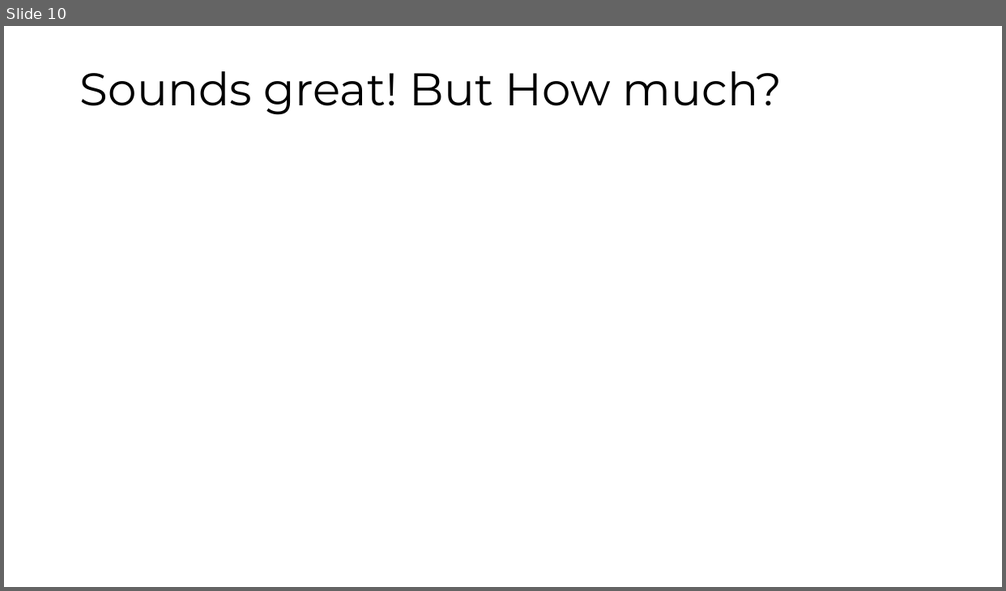
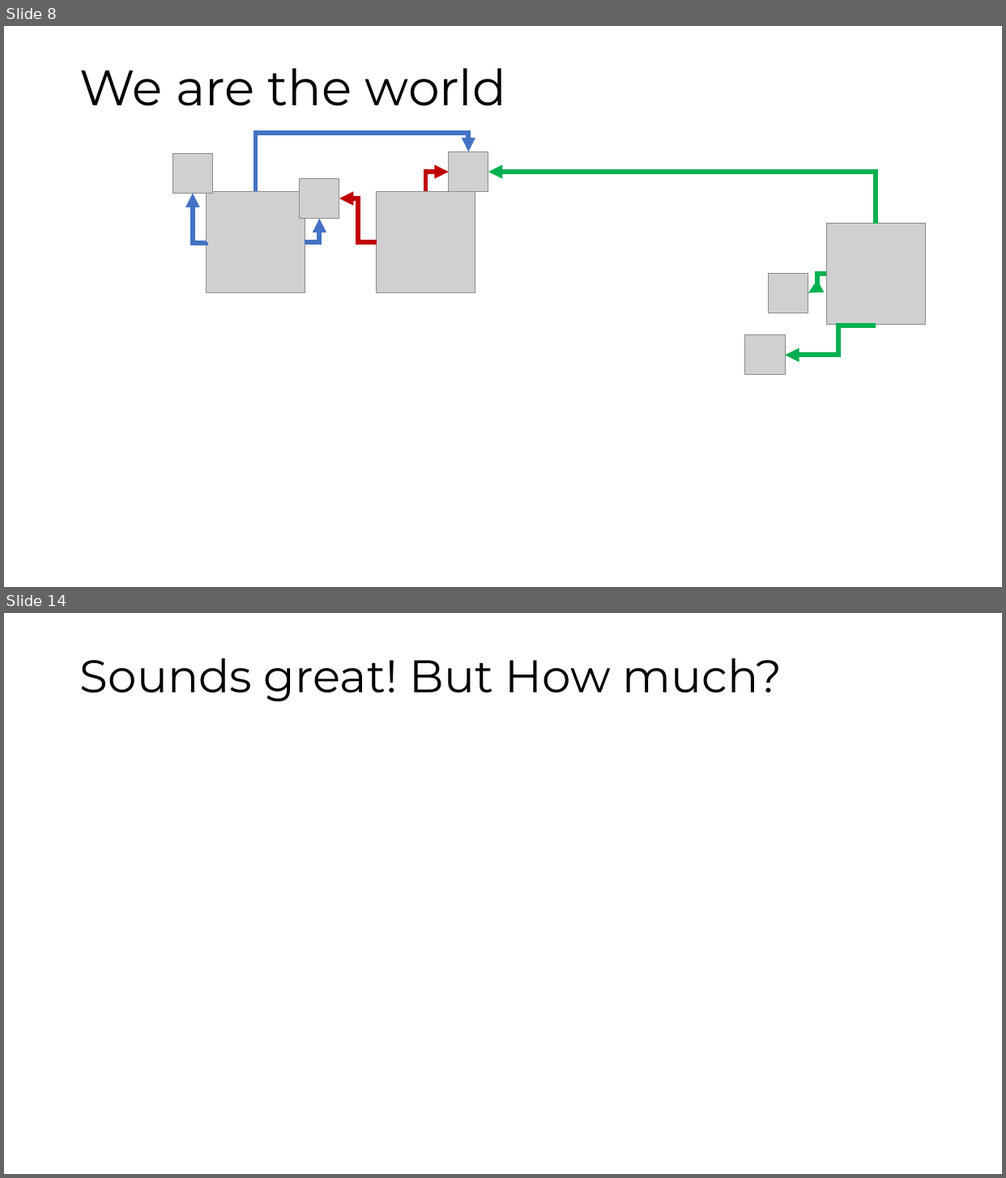
Before and after one commit to maatt4code/PicsAndStuff, a slide deck: Presentation/FXMM.pptx. Shown one above the other, each under a label of ours: slide 10 before the commit, slides 8 and 14 after it; the slides between them are not shown. The pictures are 1006x591 and 1006x1178 pixels, drawn with LibreOffice and Linux fonts; fonts in the diff are those of the drawing; grey boxes stand for pictures; background and template pictures are left out. Boxes give left, top, right and bottom in pixels: in the first picture for what was removed or moved away, otherwise in the second. Text is boxed around its words. In the diff, an @@ line names an element or a change of style, - is before the commit and + after.

```diff
--- a/Presentation/FXMM.pptx
+++ b/Presentation/FXMM.pptx
@@ slide 8 added at box(4, 26, 1002, 587), background picture (left out) @@
@@ text added at box(80, 68, 506, 106), 48 pt, text #000000 @@
+We are the world
@@ group added at box(193, 133, 876, 356): 8 elbow arrows @@
@@ picture added at box(206, 191, 305, 292) @@
@@ picture added at box(376, 191, 475, 292) @@
@@ picture added at box(827, 224, 926, 325) @@
@@ group added at box(172, 152, 808, 375): 5 pictures @@
@@ what was slide 10 is now slide 14 @@
```
Also in this commit, not shown: 10 slides changed, 4 other slides added, 1 slide removed, 15 other files.
